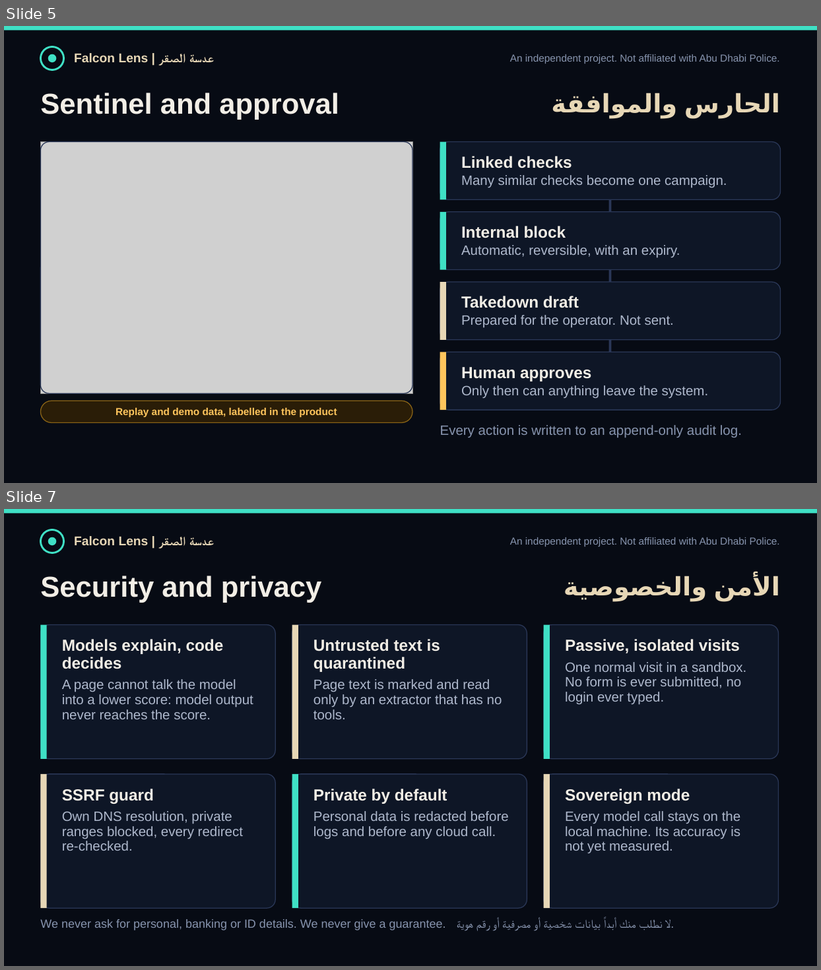
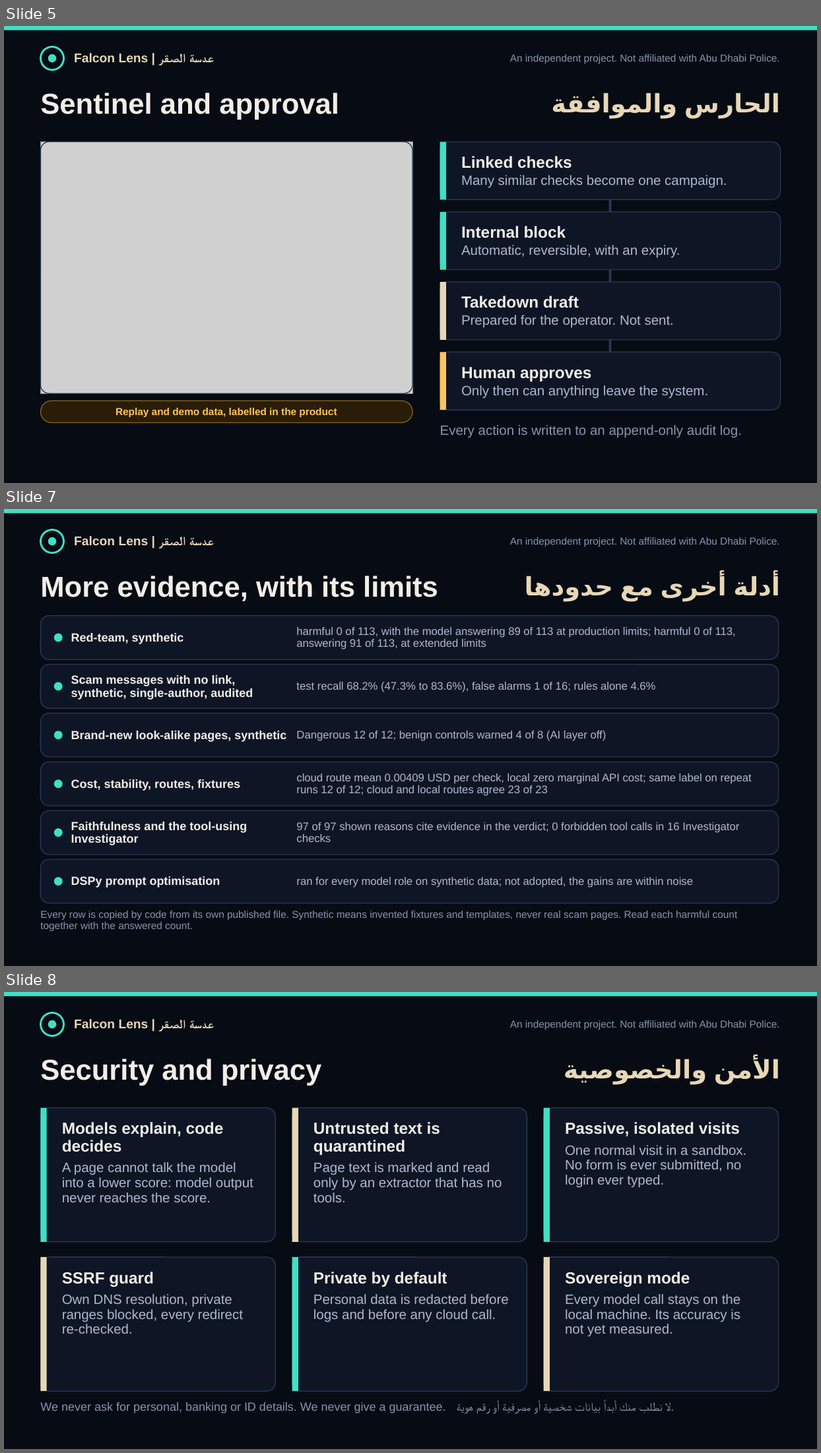
Before and after one commit to Muhammadatef/falcon-lens, a slide deck: submission/FalconLens_ScamShield.pptx. Shown one above the other, each under a label of ours: slides 5 and 7 before the commit, slides 5, 7 and 8 after it; the slides between them are not shown. The pictures are 821x970 and 821x1453 pixels, drawn with LibreOffice and Linux fonts; fonts in the diff are those of the drawing; grey boxes stand for pictures. Boxes give left, top, right and bottom in pixels: in the first picture for what was removed or moved away, otherwise in the second. Text is boxed around its words. In the diff, an @@ line names an element or a change of style, - is before the commit and + after.

```diff
--- a/submission/FalconLens_ScamShield.pptx
+++ b/submission/FalconLens_ScamShield.pptx
@@ slide 7 added at (4,509,817,966), background #070B14 @@
@@ rectangle added at (4,509,817,513), fill #3FE0C5 @@
@@ ellipse added at (40,529,64,553), outline #3FE0C5 2.25 pt @@
@@ ellipse added at (48,537,56,545), fill #3FE0C5 @@
@@ text added at (74,536,215,545), 15 pt, text #E7D7B6, bold @@
+Falcon Lens | عدسة الصقر
@@ text added at (510,537,780,547), 12 pt, text #8794AE @@
+An independent project. Not affiliated with Abu Dhabi Police.
@@ text added at (40,576,438,601), 34 pt, text #F2EEE6, bold @@
+More evidence, with its limits
@@ text added at (733,575,780,596), 30 pt, text #E7D7B6, bold @@
+أدلة أخرى مع حدودها
@@ rounded rectangle added at (40,616,779,659), fill #0E1626, outline #2A3757 1 pt @@
@@ text added at (296,627,736,650), 13 pt, text #AEB8CC @@
+harmful 0 of 113, with the model answering 89 of 113 at production limits; harmful 0 of 113, answering 91 of 113, at extended limits
@@ ellipse added at (54,634,63,642), fill #3FE0C5 @@
@@ text added at (71,633,184,644), 14 pt, text #F2EEE6, bold @@
+Red-team, synthetic
@@ rounded rectangle added at (40,665,779,708), fill #0E1626, outline #2A3757 1 pt @@
@@ ellipse added at (54,682,63,691), fill #3FE0C5 @@
@@ text added at (71,675,253,700), 14 pt, text #F2EEE6, bold @@
+Scam messages with no link, synthetic, single-author, audited
@@ text added at (296,682,656,692), 13 pt, text #AEB8CC @@
+test recall 68.2% (47.3% to 83.6%), false alarms 1 of 16; rules alone 4.6%
@@ rounded rectangle added at (40,714,779,757), fill #0E1626, outline #2A3757 1 pt @@
@@ ellipse added at (54,731,63,739), fill #3FE0C5 @@
@@ text added at (71,731,286,742), 14 pt, text #F2EEE6, bold @@
+Brand-new look-alike pages, synthetic
@@ text added at (296,731,607,741), 13 pt, text #AEB8CC @@
+Dangerous 12 of 12; benign controls warned 4 of 8 (AI layer off)
@@ rounded rectangle added at (40,762,779,806), fill #0E1626, outline #2A3757 1 pt @@
@@ ellipse added at (54,780,63,788), fill #3FE0C5 @@
@@ text added at (71,780,240,791), 14 pt, text #F2EEE6, bold @@
+Cost, stability, routes, fixtures
@@ text added at (296,774,752,796), 13 pt, text #AEB8CC @@
+cloud route mean 0.00409 USD per check, local zero marginal API cost; same label on repeat runs 12 of 12; cloud and local routes agree 23 of 23
@@ rounded rectangle added at (40,811,779,855), fill #0E1626, outline #2A3757 1 pt @@
@@ text added at (71,822,247,846), 14 pt, text #F2EEE6, bold @@
+Faithfulness and the tool-using Investigator
@@ text added at (296,823,739,842), 13 pt, text #AEB8CC @@
+97 of 97 shown reasons cite evidence in the verdict; 0 forbidden tool calls in 16 Investigator checks
@@ ellipse added at (54,828,63,837), fill #3FE0C5 @@
@@ rounded rectangle added at (40,859,779,904), fill #0E1626, outline #2A3757 1 pt @@
@@ ellipse added at (54,877,63,886), fill #3FE0C5 @@
@@ text added at (71,877,220,888), 14 pt, text #F2EEE6, bold @@
+DSPy prompt optimisation
@@ text added at (296,877,693,888), 13 pt, text #AEB8CC @@
+ran for every model role on synthetic data; not adopted, the gains are within noise
@@ text added at (40,911,738,931), 12 pt, text #8794AE @@
+Every row is copied by code from its own published file. Synthetic means invented fixtures and templates, never real scam pages. Read each harmful count together with the answered count.
@@ what was slide 7 is now slide 8 @@
```
Also in this commit, not shown: 2 slides changed, 19 other files.
